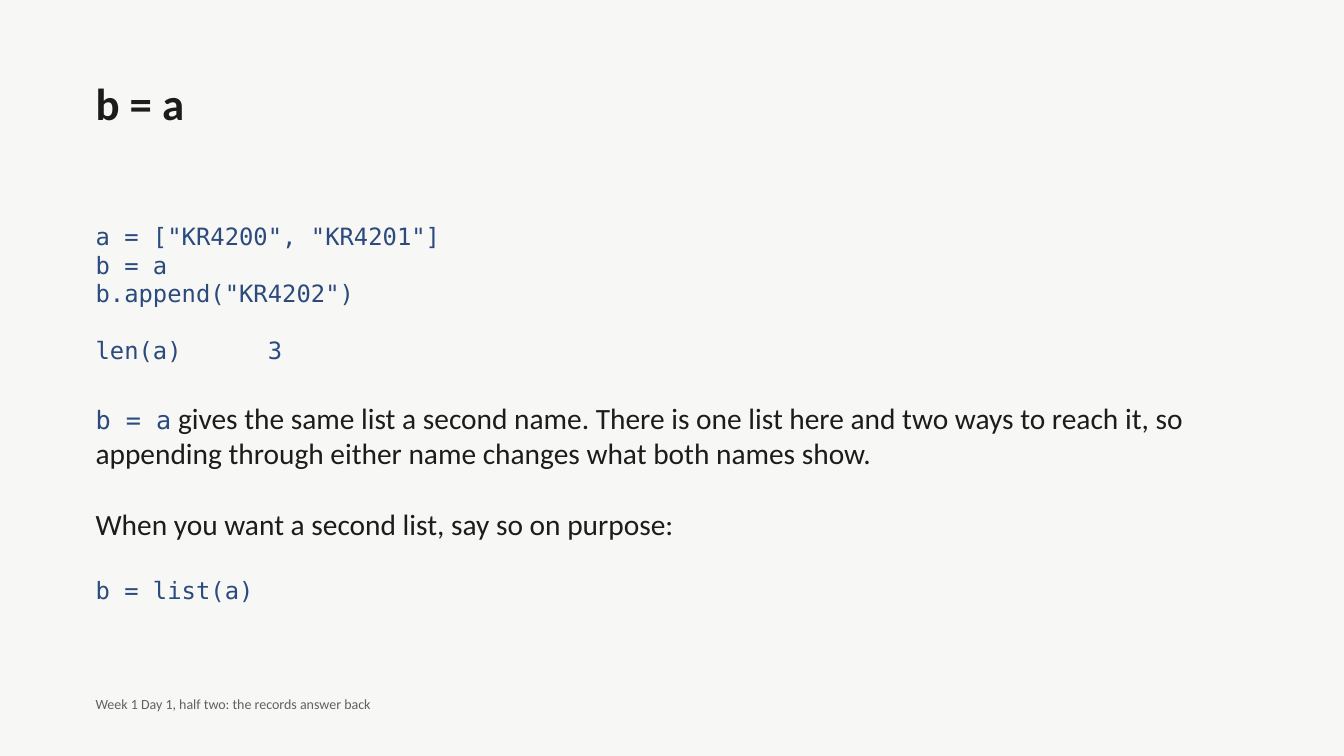
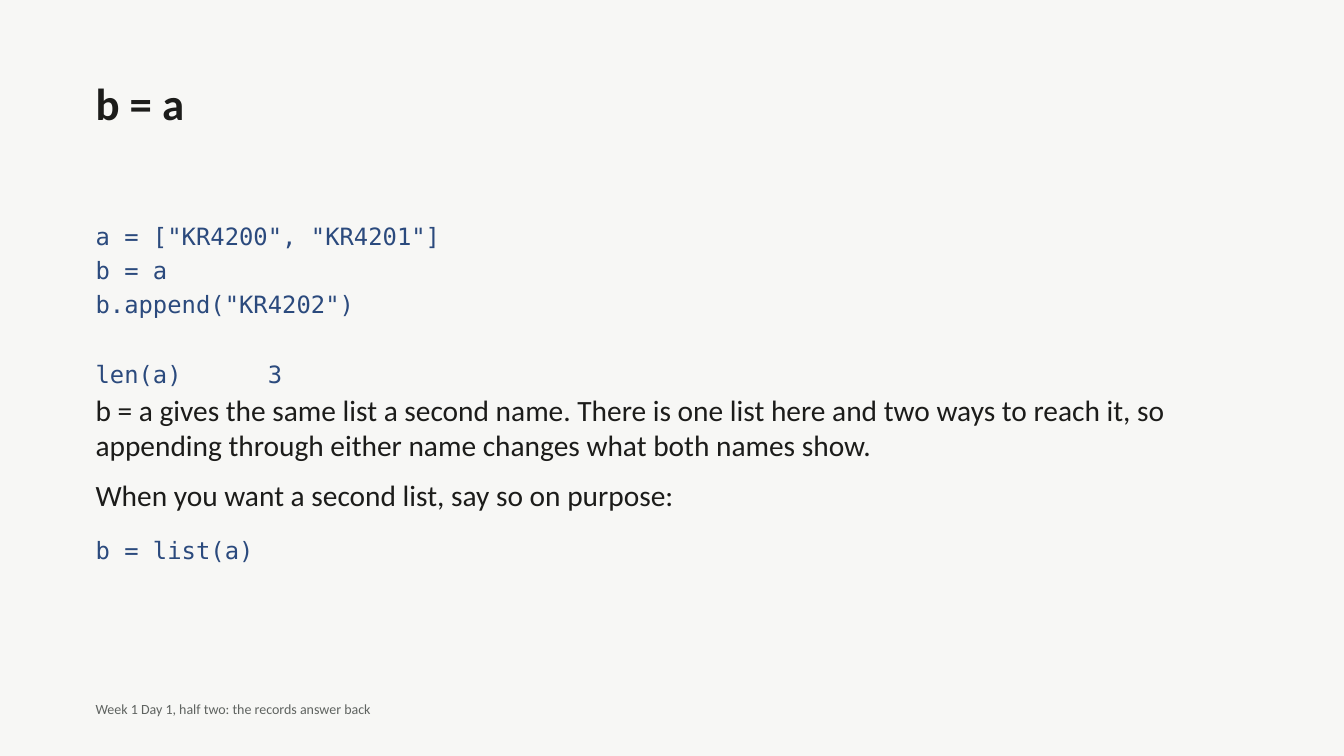
Before and after one commit to fde-academy-lab/c2-content-factory, a slide deck: slide 15 of content/W01/D1/C2_W01_D01_deck_half2_STUDENT.pptx. Drawn at 1344x756 pixels with LibreOffice and Linux fonts; fonts in the diff are those of the drawing. Boxes give left, top, right and bottom in pixels: in the first picture for what was removed or moved away, otherwise in the second. Text is boxed around its words. In the diff, an @@ line names an element or a change of style, - is before the commit and + after.

```diff
--- a/content/W01/D1/C2_W01_D01_deck_half2_STUDENT.pptx
+++ b/content/W01/D1/C2_W01_D01_deck_half2_STUDENT.pptx
@@ text at bbox=[96, 227, 440, 362]: paragraphs removed @@
-a = ["KR4200", "KR4201"]
-b = a
-b.append("KR4202")
-len(a) 3
@@ text added at bbox=[96, 227, 440, 386], 17 pt, text #2B4A7D @@
+a = ["KR4200", "KR4201"]
+b = a
+b.append("KR4202")
+len(a) 3
@@ text "b = a gives the ...": place and size @@
-text "b = a gives the ..." at bbox=[96, 227, 1183, 602]
+text "b = a gives the ..." at bbox=[96, 400, 1164, 511]
@@ text "b = a gives the ..." at bbox=[96, 400, 1164, 511]: size 18 to 21 pt, font DejaVu Sans Mono to Calibri, text colour #2B4A7D to #1C1C1A in "b = a"; more space between paragraphs @@
@@ text added at bbox=[96, 540, 253, 562], 17 pt, text #2B4A7D @@
+b = list(a)
@@ text at bbox=[96, 580, 253, 602]: paragraph removed @@
-b = list(a)
@@ text "Week 1 Day 1, half ...": place and size @@
-text "Week 1 Day 1, half ..." at bbox=[96, 699, 370, 711]
+text "Week 1 Day 1, half ..." at bbox=[96, 704, 370, 716]
```
Also in this commit, not shown: 31 other slides changed, 7 other files.
